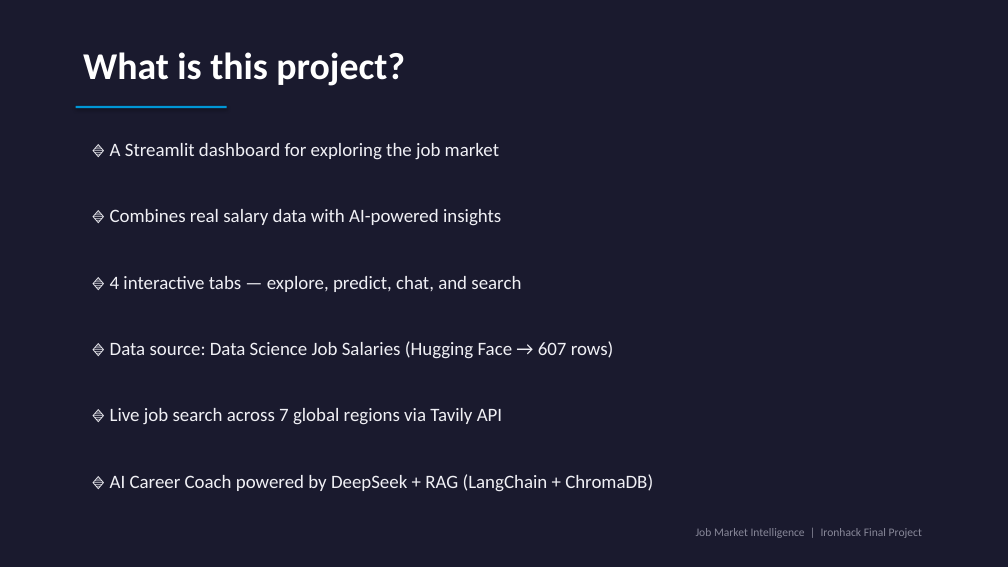
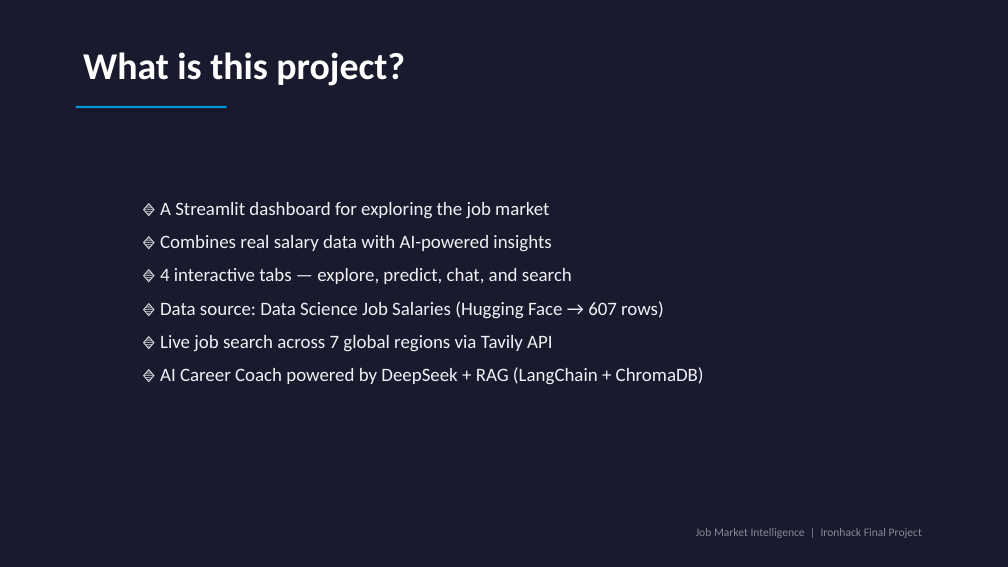
Before and after one commit to windows2t2/project-graduation, a slide deck: slide 2 of presentation_v4.pptx. Drawn at 1008x567 pixels with LibreOffice and Linux fonts; fonts in the diff are those of the drawing. Boxes give left, top, right and bottom in pixels: in the first picture for what was removed or moved away, otherwise in the second. Text is boxed around its words. In the diff, an @@ line names an element or a change of style, - is before the commit and + after.

```diff
--- a/presentation_v4.pptx
+++ b/presentation_v4.pptx
@@ text "🔹 A Streamlit dashboard for ..." rewrapped from bbox=[110, 143, 653, 492] to bbox=[160, 202, 704, 385] @@
```
Also in this commit, not shown: 4 other slides changed, 1 slide added, 1 slide removed.
